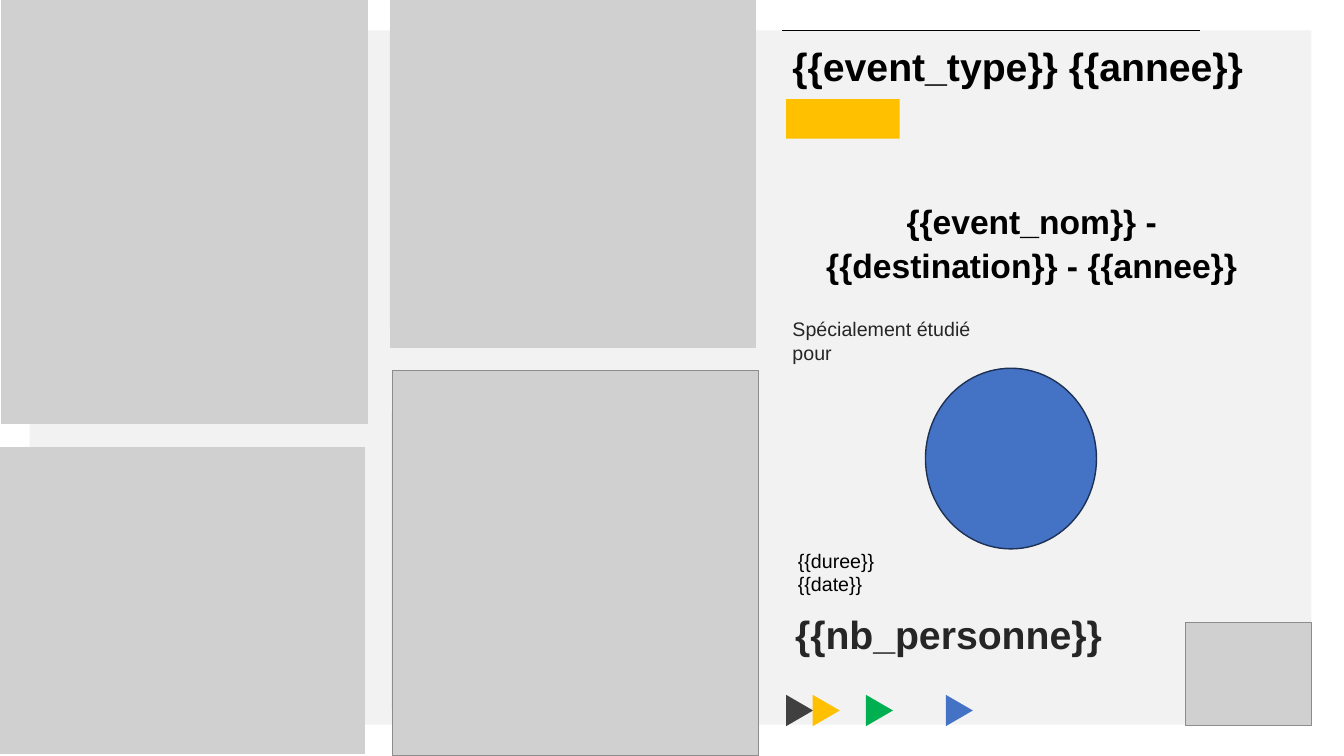
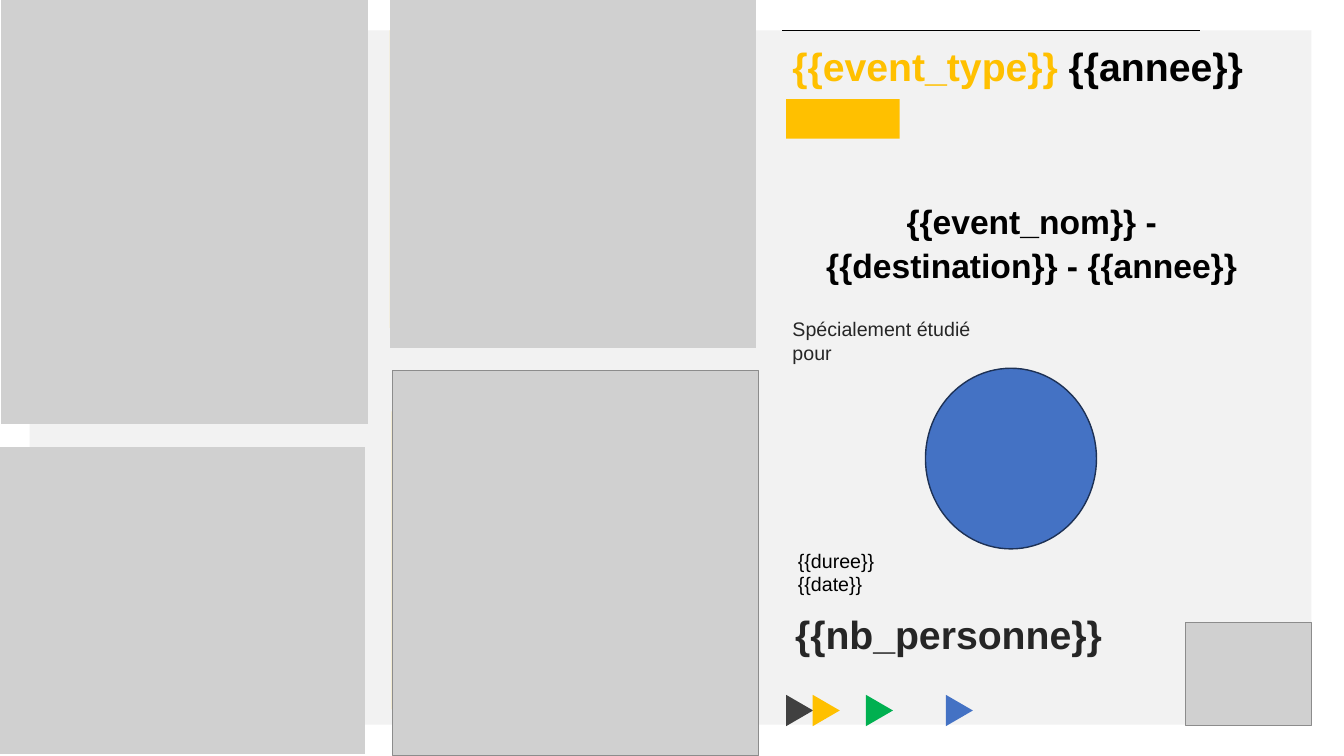
Before and after one commit to ali-r2005/slideforge-api, a slide deck: slide 2 of templates/template7.pptx. Drawn at 1344x756 pixels with LibreOffice and Linux fonts; fonts in the diff are those of the drawing; grey boxes stand for pictures. Boxes give left, top, right and bottom in pixels: in the first picture for what was removed or moved away, otherwise in the second. Text is boxed around its words. In the diff, an @@ line names an element or a change of style, - is before the commit and + after.

```diff
--- a/templates/template7.pptx
+++ b/templates/template7.pptx
@@ text "{{event_type}} {{annee}}" at (x1=792, y1=52, x2=1243, y2=89): text colour #000000 to #FFC000 in "{{event_type}}" @@
```
Also in this commit, not shown: 1 other slide changed, 4 other files.
